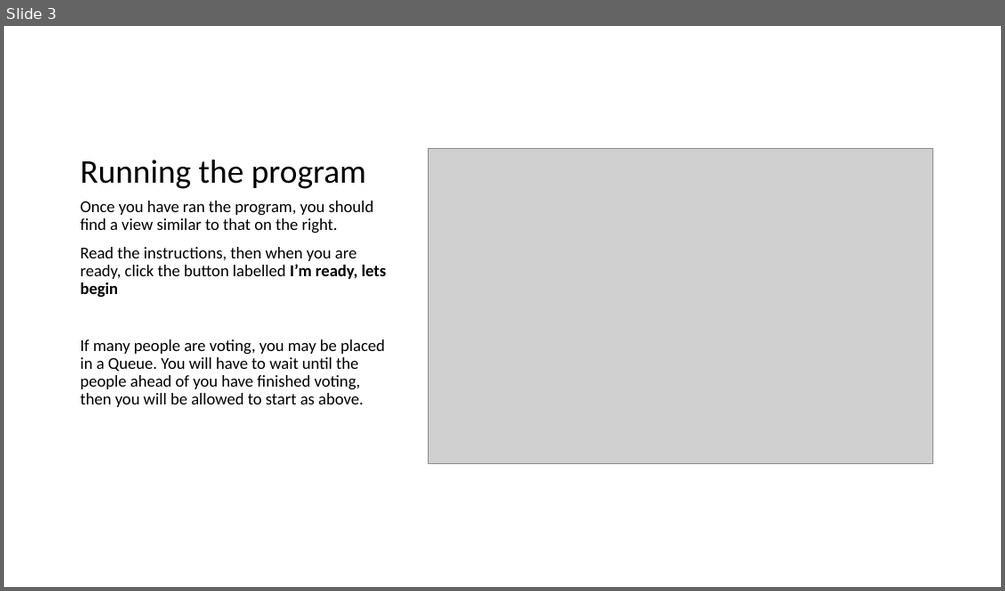
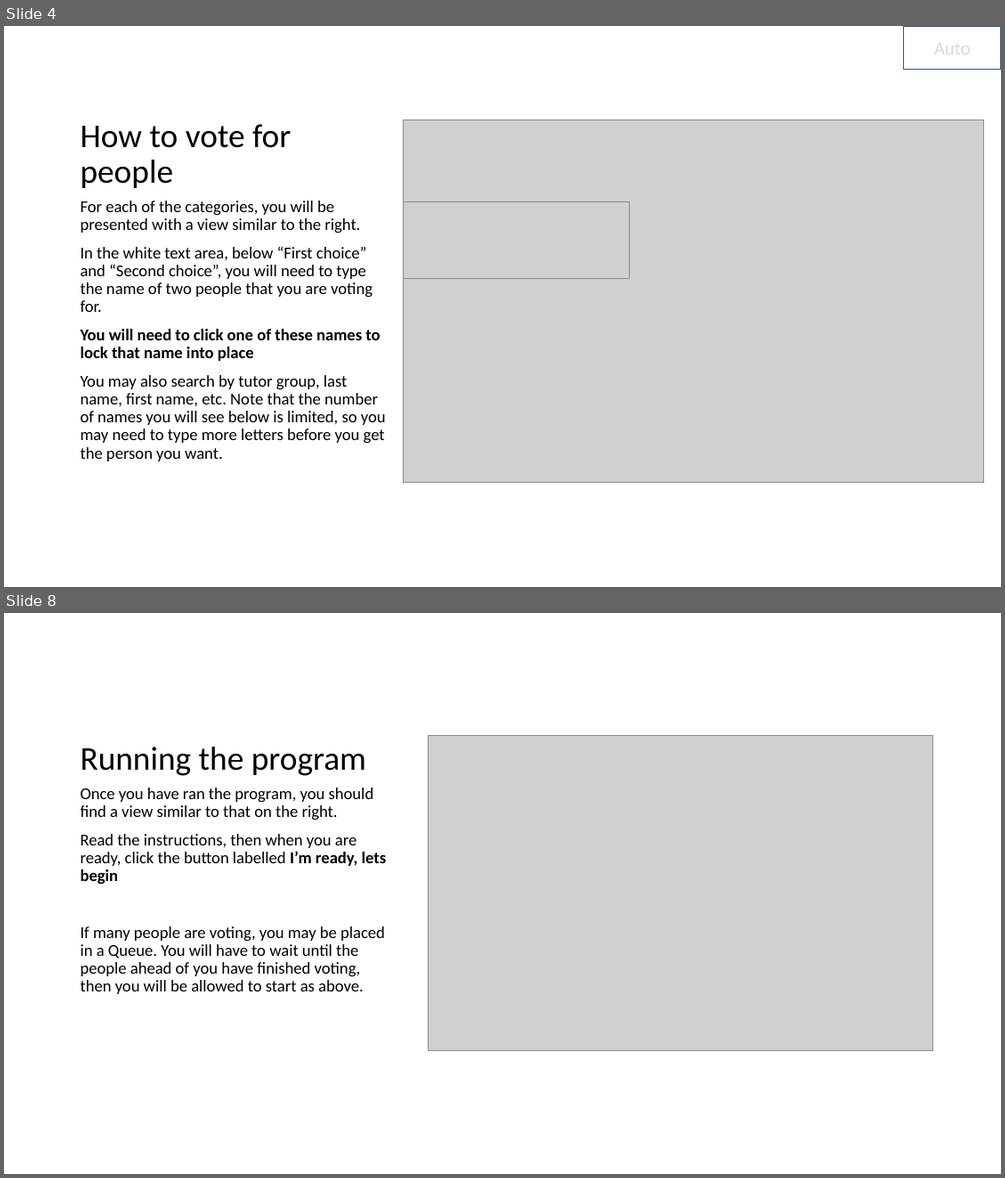
Before and after one commit to TheGrandCoding/awardsserver, a slide deck: TestPPT.pptx. Shown one above the other, each under a label of ours: slide 3 before the commit, slides 4 and 8 after it; the slides between them are not shown. The pictures are 1005x591 and 1005x1178 pixels, drawn with LibreOffice and Linux fonts; fonts in the diff are those of the drawing; grey boxes stand for pictures. Boxes give left, top, right and bottom in pixels: in the first picture for what was removed or moved away, otherwise in the second. Text is boxed around its words. In the diff, an @@ line names an element or a change of style, - is before the commit and + after.

Commit message:
Swap hypens for colons
Close #56
Also, updated powerpoint to have both a manual and automatic way to advance to next slide.

```diff
--- a/TestPPT.pptx
+++ b/TestPPT.pptx
@@ slide 4 added at [4, 26, 1001, 587], background #FFFFFF @@
@@ rectangle added at [904, 26, 1001, 70], outline #325491 1 pt, 18 pt, text #D9D9D9 @@
+Auto
@@ title added at [81, 124, 291, 188], 32 pt, text #000000 @@
+How to vote for people
@@ picture added at [403, 119, 984, 483] @@
@@ text added at [81, 200, 386, 461], 16 pt, text #000000 @@
+For each of the categories, you will be presented with a view similar to the right.
+In the white text area, below “First choice” and “Second choice”, you will need to type the name of two people that you are voting for.
+You will need to click one of these names to lock that name into place
+You may also search by tutor group, last name, first name, etc. Note that the number of names you will see below is limited, so you may need to type more letters before you get the person you want.
@@ picture added at [403, 201, 629, 278] @@
@@ what was slide 3 is now slide 8 @@
```
Also in this commit, not shown: 2 slides changed, 4 other slides added, 1 other file.
